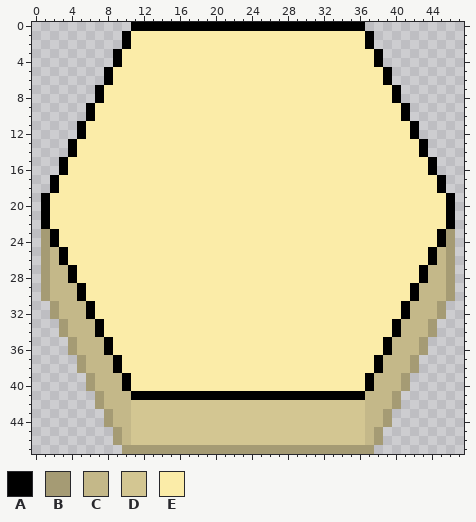
Two states of a pixel-art sprite, android/assets/sprites/sand_tile.png. Above: the version before the commit.
The file is 48x48 pixels. Pixels under 10% opacity are left out. Colours within 5 levels of each other are drawn and written as one.
Palette (. is transparent): A #000000  B #a59b74  C #c4b889  D #d3c692  E #fbeca8
The result:
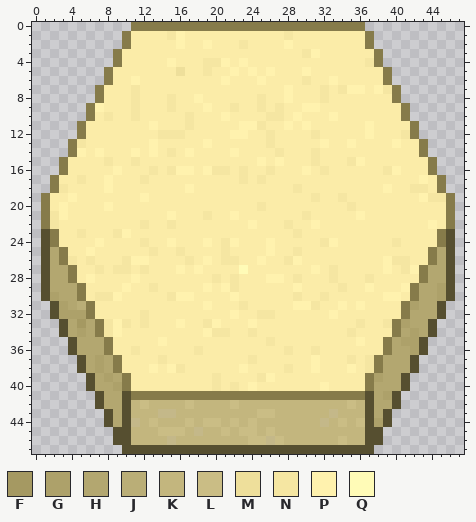
Colours new in this view: F #a59962  G #ada16a  H #b3a770  J #baae77  K #c3b67e  L #cabd85  M #eedf9b  N #f5e6a2  P #fff2ae  Q #fffbb7
Change:
@@ palette @@
-A #000000
+A #867b4a
-B #a59b74
+B #564f30
@@ x 0..47 @@
  0 ...........AAAAAAAAAAAAAAAAAAAAAAAAAA...........
- 1 ..........AEEEEEEEEEEEEEEEEEEEEEEEEEEA..........
- 2 ..........AEEEEEEEEEEEEEEEEEEEEEEEEEEA..........
- 3 .........AEEEEEEEEEEEEEEEEEEEEEEEEEEEEA.........
- 4 .........AEEEEEEEEEEEEEEEEEEEEEEEEEEEEA.........
- 5 ........AEEEEEEEEEEEEEEEEEEEEEEEEEEEEEEA........
- 6 ........AEEEEEEEEEEEEEEEEEEEEEEEEEEEEEEA........
- 7 .......AEEEEEEEEEEEEEEEEEEEEEEEEEEEEEEEEA.......
- 8 .......AEEEEEEEEEEEEEEEEEEEEEEEEEEEEEEEEA.......
- 9 ......AEEEEEEEEEEEEEEEEEEEEEEEEEEEEEEEEEEA......
-10 ......AEEEEEEEEEEEEEEEEEEEEEEEEEEEEEEEEEEA......
-11 .....AEEEEEEEEEEEEEEEEEEEEEEEEEEEEEEEEEEEEA.....
-12 .....AEEEEEEEEEEEEEEEEEEEEEEEEEEEEEEEEEEEEA.....
-13 ....AEEEEEEEEEEEEEEEEEEEEEEEEEEEEEEEEEEEEEEA....
-14 ....AEEEEEEEEEEEEEEEEEEEEEEEEEEEEEEEEEEEEEEA....
-15 ...AEEEEEEEEEEEEEEEEEEEEEEEEEEEEEEEEEEEEEEEEA...
-16 ...AEEEEEEEEEEEEEEEEEEEEEEEEEEEEEEEEEEEEEEEEA...
-17 ..AEEEEEEEEEEEEEEEEEEEEEEEEEEEEEEEEEEEEEEEEEEA..
-18 ..AEEEEEEEEEEEEEEEEEEEEEEEEEEEEEEEEEEEEEEEEEEA..
-19 .AEEEEEEEEEEEEEEEEEEEEEEEEEEEEEEEEEEEEEEEEEEEEA.
-20 .AEEEEEEEEEEEEEEEEEEEEEEEEEEEEEEEEEEEEEEEEEEEEA.
-21 .AEEEEEEEEEEEEEEEEEEEEEEEEEEEEEEEEEEEEEEEEEEEEA.
-22 .AEEEEEEEEEEEEEEEEEEEEEEEEEEEEEEEEEEEEEEEEEEEEA.
-23 .BAEEEEEEEEEEEEEEEEEEEEEEEEEEEEEEEEEEEEEEEEEEAB.
-24 .BAEEEEEEEEEEEEEEEEEEEEEEEEEEEEEEEEEEEEEEEEEEAB.
-25 .BCAEEEEEEEEEEEEEEEEEEEEEEEEEEEEEEEEEEEEEEEEACB.
-26 .BCAEEEEEEEEEEEEEEEEEEEEEEEEEEEEEEEEEEEEEEEEACB.
-27 .BCCAEEEEEEEEEEEEEEEEEEEEEEEEEEEEEEEEEEEEEEACCB.
-28 .BCCAEEEEEEEEEEEEEEEEEEEEEEEEEEEEEEEEEEEEEEACCB.
-29 .BCCCAEEEEEEEEEEEEEEEEEEEEEEEEEEEEEEEEEEEEACCCB.
-30 .BCCCAEEEEEEEEEEEEEEEEEEEEEEEEEEEEEEEEEEEEACCCB.
-31 ..BCCCAEEEEEEEEEEEEEEEEEEEEEEEEEEEEEEEEEEACCCB..
-32 ..BCCCAEEEEEEEEEEEEEEEEEEEEEEEEEEEEEEEEEEACCCB..
-33 ...BCCCAEEEEEEEEEEEEEEEEEEEEEEEEEEEEEEEEACCCB...
-34 ...BCCCAEEEEEEEEEEEEEEEEEEEEEEEEEEEEEEEEACCCB...
-35 ....BCCCAEEEEEEEEEEEEEEEEEEEEEEEEEEEEEEACCCB....
-36 ....BCCCAEEEEEEEEEEEEEEEEEEEEEEEEEEEEEEACCCB....
-37 .....BCCCAEEEEEEEEEEEEEEEEEEEEEEEEEEEEACCCB.....
-38 .....BCCCAEEEEEEEEEEEEEEEEEEEEEEEEEEEEACCCB.....
-39 ......BCCCAEEEEEEEEEEEEEEEEEEEEEEEEEEACCCB......
-40 ......BCCCAEEEEEEEEEEEEEEEEEEEEEEEEEEACCCB......
-41 .......BCCCAAAAAAAAAAAAAAAAAAAAAAAAAACCCB.......
-42 .......BCCCDDDDDDDDDDDDDDDDDDDDDDDDDDCCCB.......
-43 ........BCCDDDDDDDDDDDDDDDDDDDDDDDDDDCCB........
-44 ........BCCDDDDDDDDDDDDDDDDDDDDDDDDDDCCB........
-45 .........BCDDDDDDDDDDDDDDDDDDDDDDDDDDCB.........
-46 .........BCDDDDDDDDDDDDDDDDDDDDDDDDDDCB.........
+ 1 ..........AEEEENPEEEEEEEEEEENEEEEEEEEA..........
+ 2 ..........AEEEEEPEEPEEENEEEEPEEEEEEEEA..........
+ 3 .........AEEEEEEEEEEEEEEEEEEEENPEEEEEEA.........
+ 4 .........AEEEEEPEEENNPEPEEEEEEEEEEEEENA.........
+ 5 ........AEEEEEEEMEENEEPEPEPEEEPEEEEEEEEA........
+ 6 ........AEEPEEEEEEEEEPEEEPEEEENEEPEEEEEA........
+ 7 .......AEEENEEEEEEEEEEEEEEEEPEEENENPPEPNA.......
+ 8 .......AEEENEEENEEPEEEEEENEEPEEENEEEEEEEA.......
+ 9 ......APEEENEEENEEEPEENEENENEEPPEEEEEEEEEA......
+10 ......AENEENEEEEENEEEPEEEENNEPEEEPEEEEEEEA......
+11 .....AEEEEEEEPEEENEEEEEPPNEEPEPEEEEEEPEEEEA.....
+12 .....AEEEEEEEENNNEEEEEPPEENEEEENEEEEEPEEENA.....
+13 ....ANEEEEEEEPEEEEEPEEEEEENEEEEEPEEPEEEEPEEA....
+14 ....APEPEEEPEPENEPEEEEPEEEENEEENEEEEEEEEEEEA....
+15 ...AEEEENEENEEEEEEEEEEEEEPEPEEENEEENPEEEEEEEA...
+16 ...AEEEEEPEEENENPPEPNNENEENEEEPENEEEEEENPEEEA...
+17 ..AEENEEPEEENEEEEEEEEEENENEEEEEEEEEEEEEEEEEPEA..
+18 ..ANEEEEPEEEEEEEEPEEEEEEEEEEENEEEEEEEEEPEENNEA..
+19 .AEEPEEEEEEEPEEEEEEEEEEEEEEEEEENEENEEEEEEEEPNNA.
+20 .AEPEEEEPEEEEEEEEEEEEEEEENEEEEEEEEENEEEEEEEEEEA.
+21 .ANPEEEEEEEEEEEPEEENEEPEEEEEEENEEEEEPEEEEEEEEEA.
+22 .ANEEEEEEEEENEENEEEEEEEEPEEENEEPEEEEEEEEEEEEPEA.
+23 .BAEENEEENPEEEEEEEEEEEEEEEEEENEEEEEEEEEEEEEEEAB.
+24 .BAEEEEPEEEENEEPEEEPENPEEEPEEEEENPEEEEEENEEEEAB.
+25 .BHAEEPEEEEEENEENEEEENEEEEPEENEEEEEEEEEEEEEEAHB.
+26 .BHANENEEENPPEEEENEPENNEEPEENPEEEEEEEEEPNNEEAHB.
+27 .BHHAEENENNENEEEPEPEEEEQEEEEEEEPENEEEEEPENPAHHB.
+28 .BHHAEPEEEEPEEEEEEEENENEEEPPENEEENEEENEEEEEAHHB.
+29 .BHHHAEEEEPEENEEEEEPEPNEEEEEEPEEEENEEPEEEPAHHGB.
+30 .BGHHAENNPEEEEENPPEEEEPEEEEEENEENEEEEEEPPEAHHGB.
+31 ..BGHJAEEEEEEEEEEEEPEEENEEEEEPPNEEPEPEEEEAGHHB..
+32 ..BGGGAEEEEENEEEEEEEEEPEENNEEEEEEPEEEEEEEAHHHB..
+33 ...BHFHANPNENEEEPEENPEEEPEEEEEEEEEEENEENAGHHB...
+34 ...BHGHANPEEEEEEEEEPNNEENEEEEEEEEEENEEEEAHGHB...
+35 ....BHHHAEEEEEPEEEEEEEEEEENEEEEEEEEEPEEAHGGB....
+36 ....BHHHAEENEEEEEENEEEEEEEEENEENEEEEEEEAHHGB....
+37 .....BHGHAEEEENEEEEEEEEENEEEEEEPEEENENAHHHB.....
+38 .....BHGHAEEEPEPNEEEEEEPEEEENEEPEEEPENAHHHB.....
+39 ......BHGHAEEEEEEEEENEEEENPEEEEEEEEEEAGHHB......
+40 ......BHHGAEEEEEEEEENENEPEEEEEEEPEEEEAHHHB......
+41 .......BHHBAAAAAAAAAAAAAAAAAAAAAAAAAABHGB.......
+42 .......BHHBKLKKKKLKKKKLKKKKKKKKKKKKLKBHHB.......
+43 ........BHBKKKCCKKKKKKKKKLLKKKKKKCKKKBHB........
+44 ........BHBCKLKKKLKLLKLKLKKKKKKKCKLKLBGB........
+45 .........BBKKKLLLKCKKLKLLKLKKKKKKKKKKBB.........
+46 .........BBKKKKCKKKKKKKKLLCLKKKKKKLKKBB.........
 47 ..........BBBBBBBBBBBBBBBBBBBBBBBBBBBB..........
